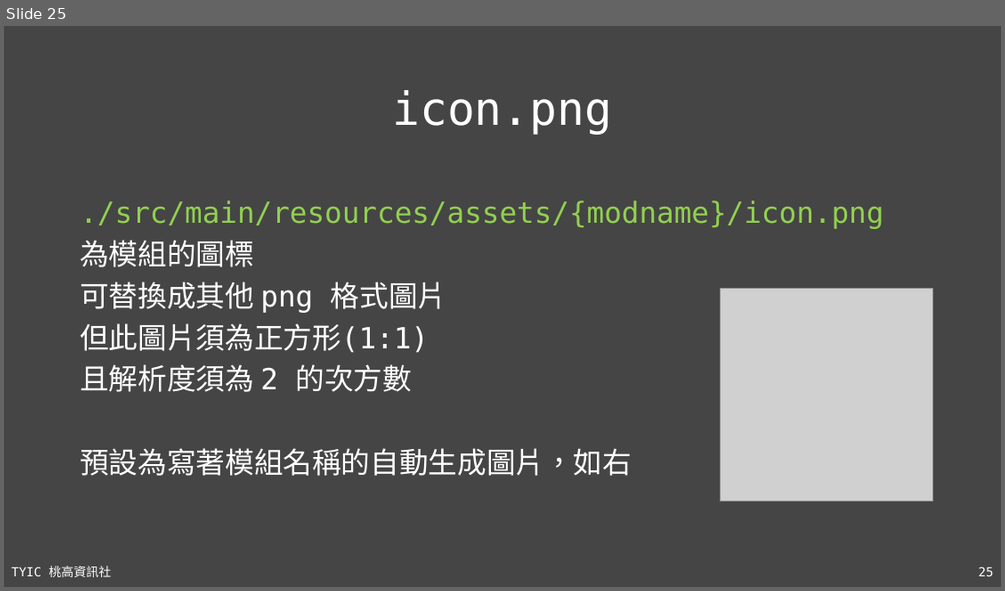
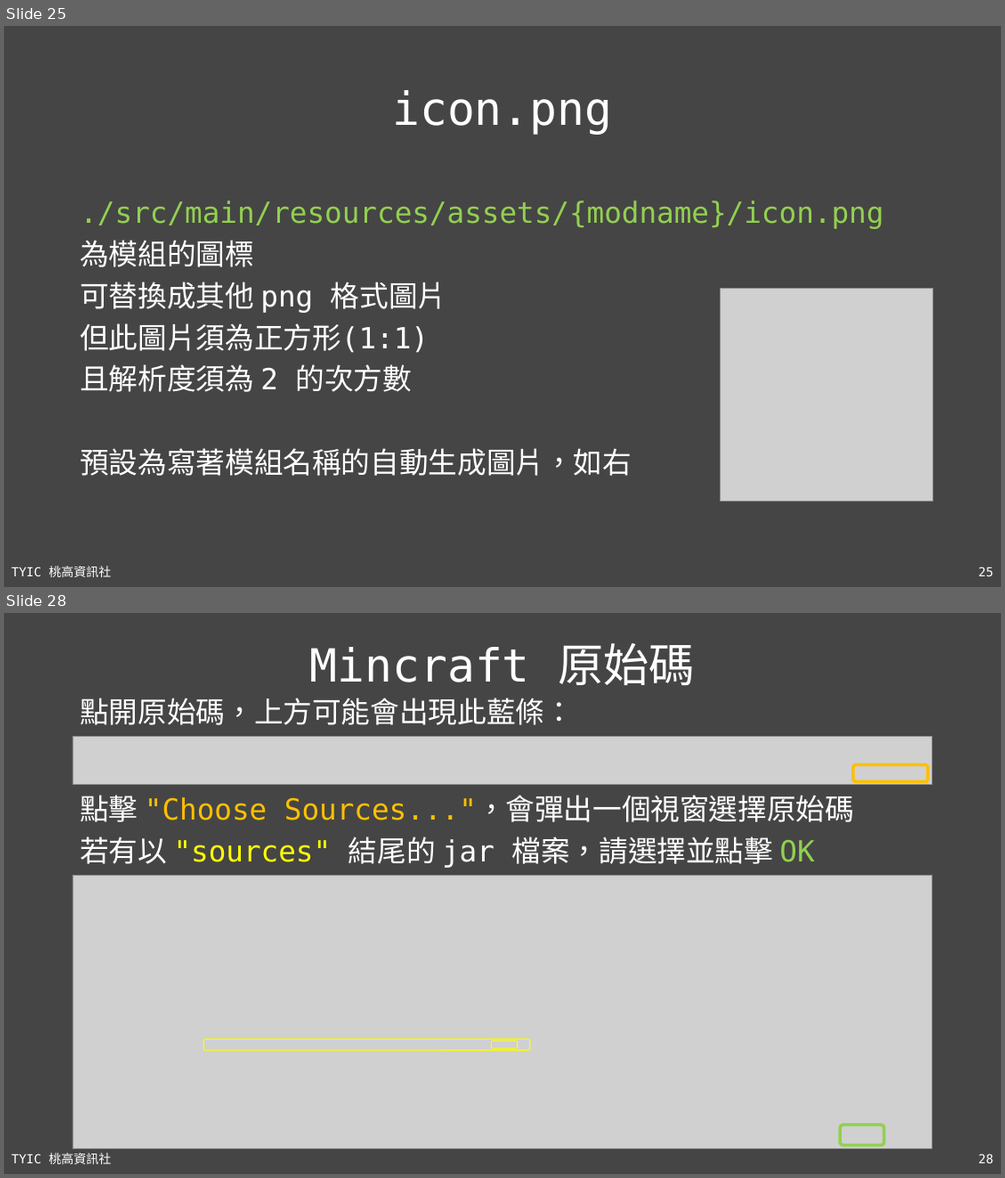
Before and after one commit to TYSHIC/slides, a slide deck: ppt/50_Java 專案：前置作業.pptx. Shown one above the other, each under a label of ours: slide 25 before the commit, slides 25 and 28 after it; the slides between them are not shown. The pictures are 1005x591 and 1005x1178 pixels, drawn with LibreOffice and Linux fonts; fonts in the diff are those of the drawing; grey boxes stand for pictures. Boxes give left, top, right and bottom in pixels: in the first picture for what was removed or moved away, otherwise in the second. Text is boxed around its words. In the diff, an @@ line names an element or a change of style, - is before the commit and + after.

```diff
--- a/ppt/50_Java 專案：前置作業.pptx
+++ b/ppt/50_Java 專案：前置作業.pptx
@@ slide 28 added at (4, 613, 1001, 1174), background #454545; not listed: 2 template elements that a slide beside it also shows @@
@@ title added at (310, 643, 695, 685), 44 pt, text #FFFFFF @@
+Mincraft 原始碼
@@ text added at (80, 698, 574, 725), 28 pt, text #FFFFFF @@
+點開原始碼，上方可能會出現此藍條：
@@ picture added at (73, 737, 933, 784) @@
@@ rounded rectangle added at (853, 765, 928, 782), outline #FFC000 3 pt @@
@@ text added at (80, 795, 854, 868), 28 pt, text #FFFFFF @@
+點擊 "Choose Sources..."，會彈出一個視窗選擇原始碼
+若有以 "sources" 結尾的 jar 檔案，請選擇並點擊 OK
@@ picture added at (73, 875, 933, 1149) @@
@@ rounded rectangle added at (203, 1038, 530, 1050), outline #FFFF00 1 pt @@
@@ rounded rectangle added at (492, 1041, 518, 1048), outline #FFFF00 1 pt @@
@@ rounded rectangle added at (840, 1125, 884, 1144), outline #92D050 3 pt @@
```
Also in this commit, not shown: 1 slide changed, 4 other slides added, 3 other files.
